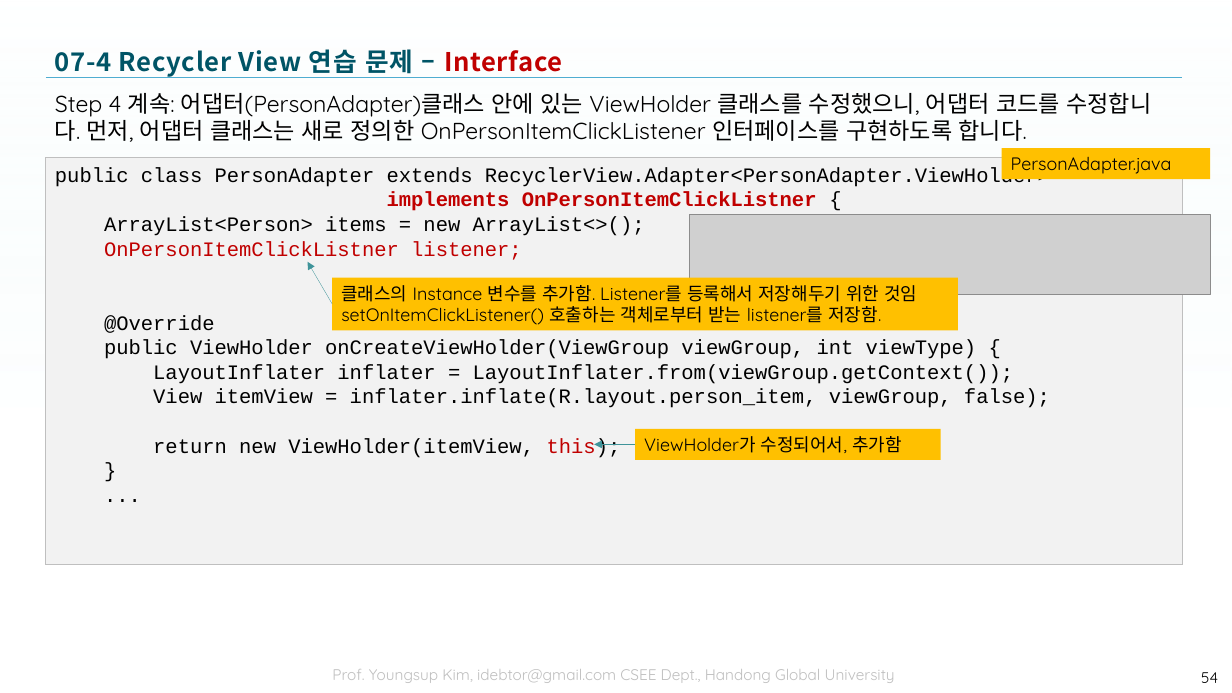
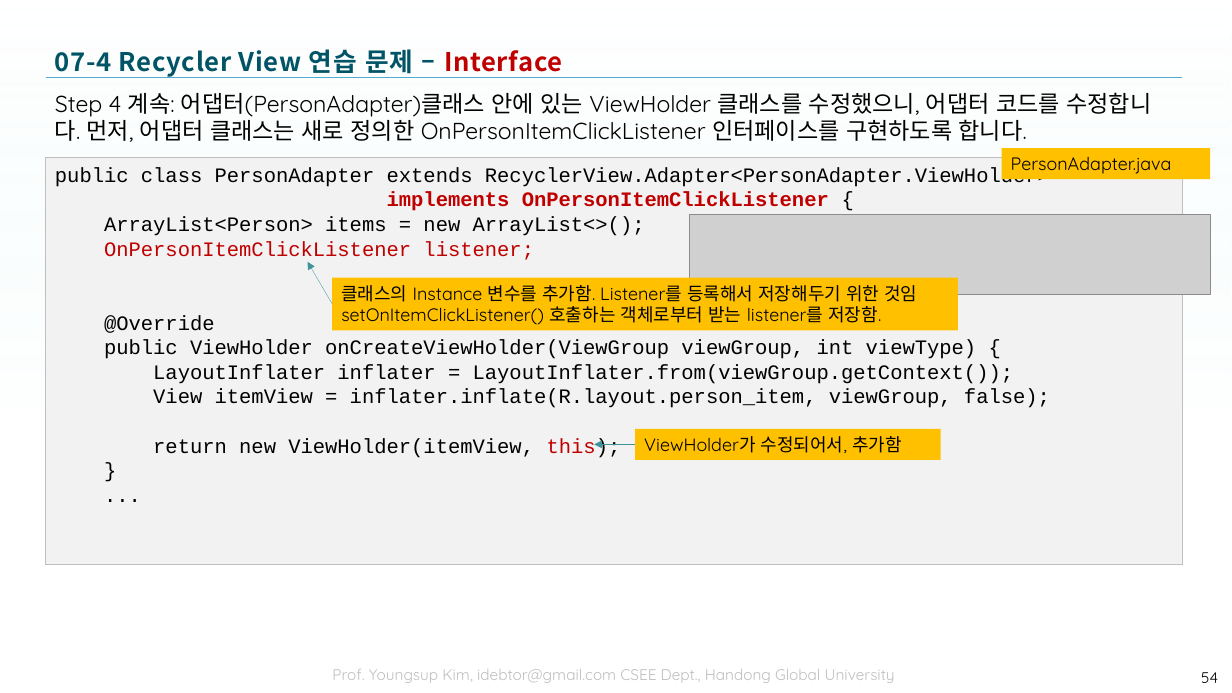
Before and after one commit to tae7841/HuStarAS, a slide deck: slide 54 of ppts/07Widget.pptx. Drawn at 1232x693 pixels with LibreOffice and Linux fonts; fonts in the diff are those of the drawing; grey boxes stand for pictures; background and template pictures are left out. Boxes give left, top, right and bottom in pixels: in the first picture for what was removed or moved away, otherwise in the second. Text is boxed around its words. In the diff, an @@ line names an element or a change of style, - is before the commit and + after.

```diff
--- a/ppts/07Widget.pptx
+++ b/ppts/07Widget.pptx
@@ text in rectangle at (387,192,829,211): text changed @@
-implements OnPersonItemClickListner {
+implements OnPersonItemClickListener {
@@ text in rectangle at (104,241,534,260): text changed @@
-OnPersonItemClickListner listener;
+OnPersonItemClickListener listener;
```
Also in this commit, not shown: 6 other slides changed, 8 slides added.
